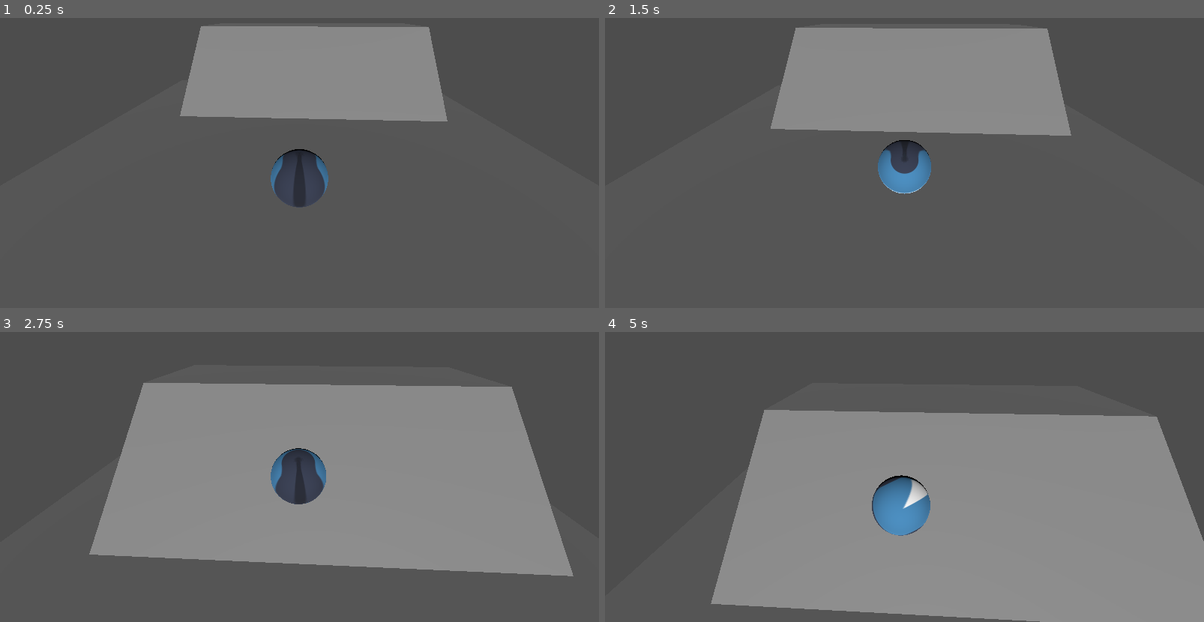
Above: before the commit, frames 1-4 (two rows, left to right).
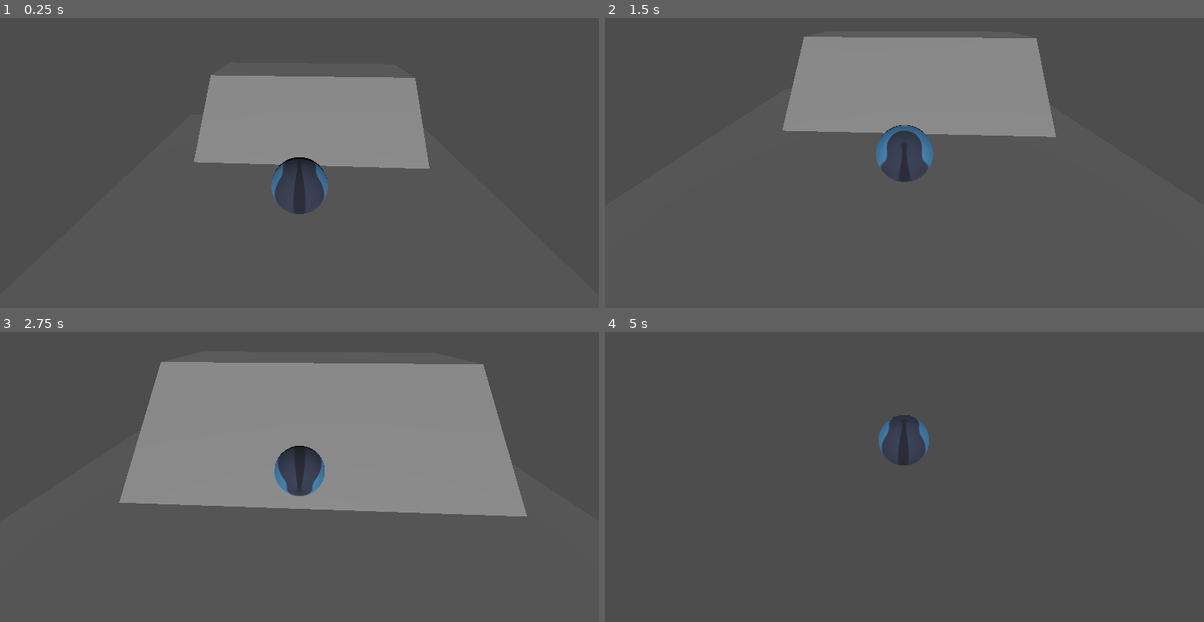
Above: after the commit, the same moments.

Repository: Dr4gonMarine/jogo_bolao
Game: Godot game, scene res://mapa.tscn
Same seed, same stepped clock (60 frames per second), same inputs: the game is played once before the commit and once after it. The engine's default icon, where the game draws it, is replaced by a stand-in: a white triangle on a blue panel in a dark square.
Inputs:
- Up to frame 1 (0.25 s): no input
- Up to frame 2 (1.5 s): tap Enter (ui_accept) at 0.5 s; hold W (frente) from 0.53 s (still down); tap Space (pular, bound only after the commit) at 0.6, 0.77, 1.07, 1.35 s
- Up to frame 3 (2.75 s): keep holding W (frente); tap Space (pular, bound only after the commit) at 1.52, 1.82, 2.1 s
- Up to frame 4 (5 s): keep holding W (frente); tap Space (pular, bound only after the commit) at 2.85, 3.02, 3.32, 3.6, 3.77, 4.07, 4.35, 4.52, 4.82 s

The runs differ from the first frame. In frame 1, 14% of the frame differs, in the area x 30-75%, y 2-68%; in frame 2, 4.3%; in frame 3, 22%; in frame 4, 53%, in the area x 17-100%, y 26-100%.

Commit message:
BOLA TA PULANDO FAMILIA VAMBORA

Diff:
--- a/bola.gd
+++ b/bola.gd
@@ -1,25 +1,38 @@
 extends RigidBody3D
 
-@export var SPEED = 20.0
-@export var JUMP_VELOCITY = 5
+@export var VELOCIDADE = 20.0
+@export var IMPULSO_PULO = 500
 @export var PORCENTAGEM_APROXIMACAO_CAMERA = 0.1
 
 @onready var cameraRig = $CameraRig
+@onready var rayCastVerificaChao = $VerificaChao
 
 func _ready() -> void:
+	Input.mouse_mode = Input.MOUSE_MODE_CAPTURED
 	cameraRig.set_as_top_level(true)
+	rayCastVerificaChao.set_as_top_level(true)
 
 func _physics_process(delta):
+		#interpolação da movimentação da camera ao seguir a bola
 		var antigaPosicaoCamera = cameraRig.global_transform.origin
 		var posicaoBola = global_transform.origin
 		var novaPosicaoBola = lerp(antigaPosicaoCamera, posicaoBola, PORCENTAGEM_APROXIMACAO_CAMERA)
 		cameraRig.global_transform.origin = novaPosicaoBola
 
+		#mantém raycast apontando pra baixo independente da rotação da bola
+		rayCastVerificaChao.global_transform.origin = global_transform.origin
+
 		if Input.is_action_pressed("frente"):
-			angular_velocity.x -= SPEED*delta
+			angular_velocity.x -= VELOCIDADE*delta
 		elif Input.is_action_pressed("tras"):
-			angular_velocity.x += SPEED*delta
+			angular_velocity.x += VELOCIDADE*delta
 		if Input.is_action_pressed("esquerda"):
-			angular_velocity.z += SPEED*delta
+			angular_velocity.z += VELOCIDADE*delta
 		elif Input.is_action_pressed("direita"):
-			angular_velocity.z -= SPEED*delta
+			angular_velocity.z -= VELOCIDADE*delta
+
+		var estaNoChao = rayCastVerificaChao.is_colliding()
+
+		if Input.is_action_just_pressed("pular") and estaNoChao:
+			apply_central_impulse(Vector3.UP*IMPULSO_PULO)
+			print("apertou espaço e estaNoChao = true")
--- a/bola.tscn
+++ b/bola.tscn
@@ -4,7 +4,8 @@
 [ext_resource type="Texture2D" uid="uid://58m7f7dpa73" path="res://icon.svg" id="2_nka0i"]
 
 [sub_resource type="PhysicsMaterial" id="PhysicsMaterial_dmtwg"]
-friction = 100.0
+friction = 4.0
+rough = true
 bounce = 0.5
 
 [sub_resource type="SphereShape3D" id="SphereShape3D_x03cx"]
@@ -33,3 +34,6 @@
 [node name="Camera3D" type="Camera3D" parent="CameraRig"]
 transform = Transform3D(1, 0, 0, 0, 0.866025, 0.5, 0, -0.5, 0.866025, 0, 2.5, 3)
 current = true
+
+[node name="VerificaChao" type="RayCast3D" parent="."]
+target_position = Vector3(0, -0.7, 0)
--- a/mapa.gd
+++ /dev/null
@@ -1,11 +0,0 @@
-extends Node3D
-
-# Called when the node enters the scene tree for the first time.
-func _ready() -> void:
-	Input.mouse_mode = Input.MOUSE_MODE_CAPTURED
-
-
-
-# Called every frame. 'delta' is the elapsed time since the previous frame.
-func _process(delta: float) -> void:
-	pass
--- a/mapa.tscn
+++ b/mapa.tscn
@@ -1,13 +1,11 @@
-[gd_scene load_steps=3 format=3 uid="uid://13t3ppfjw2j7"]
+[gd_scene load_steps=2 format=3 uid="uid://13t3ppfjw2j7"]
 
-[ext_resource type="Script" path="res://mapa.gd" id="1_2oui6"]
 [ext_resource type="PackedScene" uid="uid://ckb1jbgdpheyy" path="res://bola.tscn" id="1_tcxl8"]
 
 [node name="Mapa" type="Node3D"]
-script = ExtResource("1_2oui6")
 
 [node name="bola" parent="." instance=ExtResource("1_tcxl8")]
-transform = Transform3D(0.999975, -0.000289913, 0.00711009, 0.000226108, 0.99996, 0.00897007, -0.00711241, -0.00896823, 0.999934, 0, 0.513878, 0)
+transform = Transform3D(0.999975, -0.000289913, 0.00711009, 0.000226108, 0.99996, 0.00897007, -0.00711241, -0.00896823, 0.999934, 0, 2.51388, 0)
 
 [node name="DirectionalLight3D" type="DirectionalLight3D" parent="."]
 transform = Transform3D(1, 0, 0, 0, 0.949557, 0.313595, 0, -0.313595, 0.949557, 0, 9, 13.3913)
--- a/project.godot
+++ b/project.godot
@@ -37,3 +37,8 @@
 "events": [Object(InputEventKey,"resource_local_to_scene":false,"resource_name":"","device":-1,"window_id":0,"alt_press …(192 unchanged characters)…
 ]
 }
+pular={
+"deadzone": 0.5,
+"events": [Object(InputEventKey,"resource_local_to_scene":false,"resource_name":"","device":-1,"window_id":0,"alt_pressed":false,"shift_pressed":false,"ctrl_pressed":false,"meta_pressed":false,"pressed":false,"keycode":0,"physical_keycode":32,"key_label":0,"unicode":32,"location":0,"echo":false,"script":null)
+]
+}
